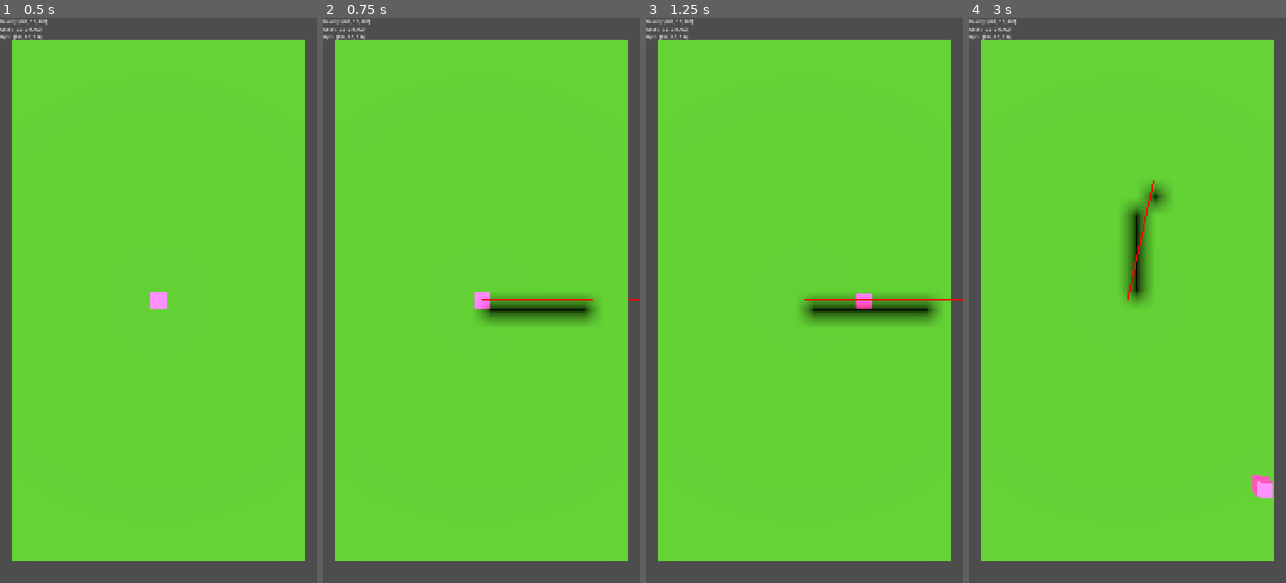
Above: before the commit, frames 1-4 (left to right).
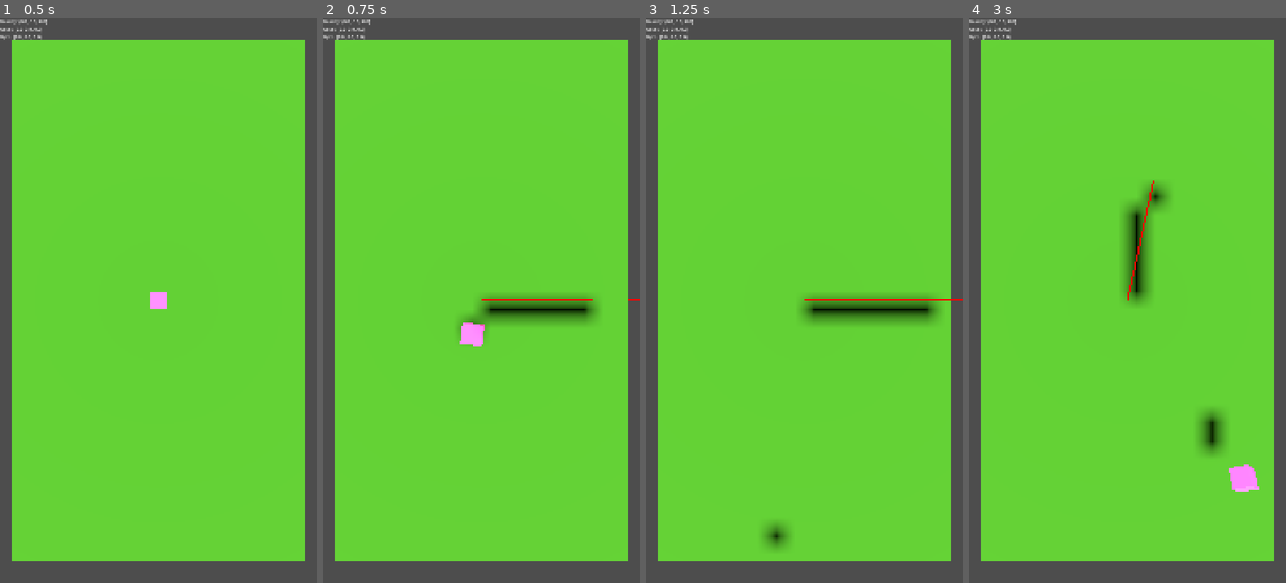
Above: after the commit, the same moments.

Repository: MatthieuLJ/no_dice
Game: Godot game, scene res://die.tscn
The game is run twice, just before and just after one commit, with the same random seed, the same clock (stepped at 60 frames per second) and the same inputs.
Inputs:
- Up to frame 1 (0.5 s): no input
- Up to frame 2 (0.75 s): tap Enter at 0.5 s; hold Right (ui_right) from 0.53 s (still down); tap Space at 0.6 s
- Up to frame 3 (1.25 s): keep holding Right (ui_right); tap Space at 0.77, 1.07 s
- Up to frame 4 (3 s): release Right (ui_right) at 1.28 s; hold Down (ui_down) 1.28-2.03 s; tap R at 1.35, 2.85 s; tap Space at 1.52, 1.55, 1.82, 2.1 s; hold Right (ui_right) 2.03-2.78 s; hold Up (ui_up) from 2.78 s (still down)

Frame 1 is identical in both runs. In frame 2, 0.5% of the frame differs, in the area x 42-53%, y 48-59%; in frame 3, 0.5%; in frame 4, 1.2%, in the area x 72-96%, y 69-85%.

Commit message:
feat(input): add Space bar random impulse for desktop testing

Diff:
--- a/world_physics.gd
+++ b/world_physics.gd
@@ -77,7 +77,12 @@
 			get_viewport().set_input_as_handled()
 			return
 
-		# --- DESKTOP SHAKE JERKS (W, A, S, D) ---
+		# --- DESKTOP SHAKE JERKS (W, A, S, D or Space) ---
+		if event.physical_keycode == KEY_SPACE:
+			_apply_strong_random_impulse()
+			get_viewport().set_input_as_handled()
+			return
+
 		var jerk_dir = Vector3.ZERO
 
 		if event.physical_keycode == KEY_W: jerk_dir = Vector3(0, 0, -1)
@@ -88,6 +93,19 @@
 		if jerk_dir != Vector3.ZERO:
 			_apply_randomized_jerk(jerk_dir)
 			get_viewport().set_input_as_handled()
+
+func _apply_strong_random_impulse() -> void:
+	var horiz_dir = Vector3(randf_range(-1.0, 1.0), 0.0, randf_range(-1.0, 1.0)).normalized()
+	if horiz_dir.is_zero_approx():
+		horiz_dir = Vector3.FORWARD
+
+	var impulse = horiz_dir * randf_range(1.5, 3.0) * (shake_multiplier * 0.25)
+	impulse.y += randf_range(1.0, 2.5) * (shake_multiplier * 0.25)
+
+	die.apply_central_impulse(impulse)
+
+	var random_spin = Vector3(randf_range(-1.0, 1.0), randf_range(-1.0, 1.0), randf_range(-1.0, 1.0)).normalized() * randf_range(0.2, 0.5)
+	die.apply_torque_impulse(random_spin)
 
 func _apply_randomized_jerk(base_direction: Vector3) -> void:
 	var random_jerk = base_direction * randf_range(0.8, 1.2) * (shake_multiplier * 0.1)
